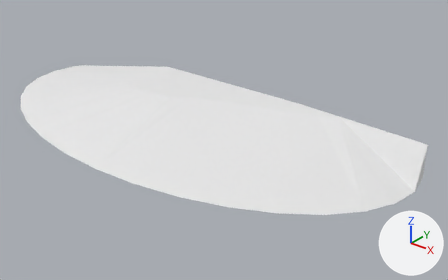
Renders of the OBJ model assets/terrain/terrain_steep_hill/terrain_steep_hill_176/terrain_steep_hill_176.obj from each side of a commit.
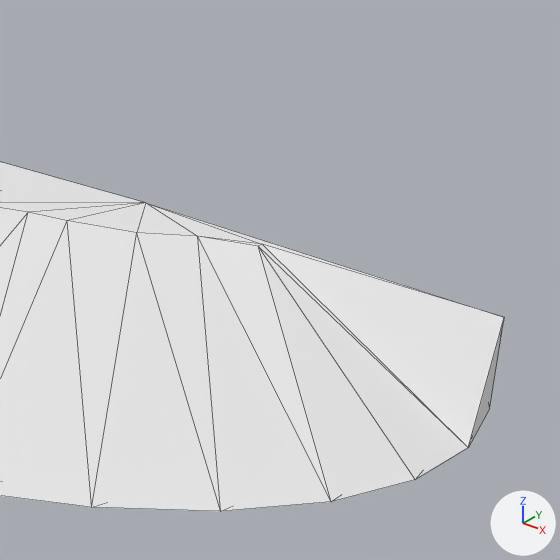
Old and new are each drawn whole from a camera (50 mm lens) standing at (9.62, -10.52, 6.24) and looking at (1.16, 0.05, -0.31) and again close up on the part from 55% to 100% of the width and 11% to 83% of the height. Arrows for +X, +Y and +Z are at lower right; the lights stay in place. The close-ups show mesh edges as thin lines. Where no turn or scale is listed for an object, it has been applied to the vertices.

Objects in the first close-up: 'terrain_Steep_Hill_#176.001_Cylinder.001'.
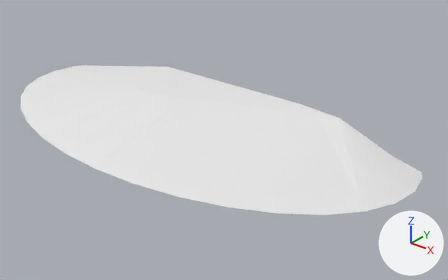
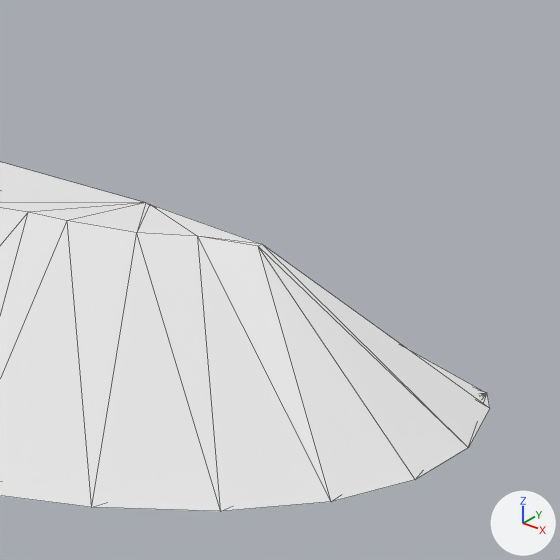
Changed parts and their boxes [x1, y1, x2, y2] in the close-ups (560 x 560 px; the box of a moved part takes in the faces that stretch with it):
'terrain_Steep_Hill_#176.001_Cylinder.001', reshaped: before [0, 162, 504, 511]; after [0, 162, 490, 511]
part 1 of me_terrain_steep_hill__176_001_cylinder_001, moved or reshaped: before [153, 205, 504, 447]; after [137, 203, 490, 408]

What changed in the scene script:
```text
Change me_terrain_steep_hill__176_001_cylinder_001:
    where me_terrain_steep_hill__176_001_cylinder_001.from_pydata(...)  # 42 vertices, 80 faces; spans x -6.03..5.78, y -2.89..1.44, z -0.28..0.5
    used by ob_terrain_steep_hill__176_001_cylinder_001; location = (0.0, 0.0, 0.0)
    me_terrain_steep_hill__176_001_cylinder_001 part 1
    me_terrain_steep_hill__176_001_cylinder_001.vertices[20].co: (5.67, 1.22, 0.5) -> (2.37, 1.44, 0.5)  # pixel (504, 317) -> pixel (149, 204)
```
